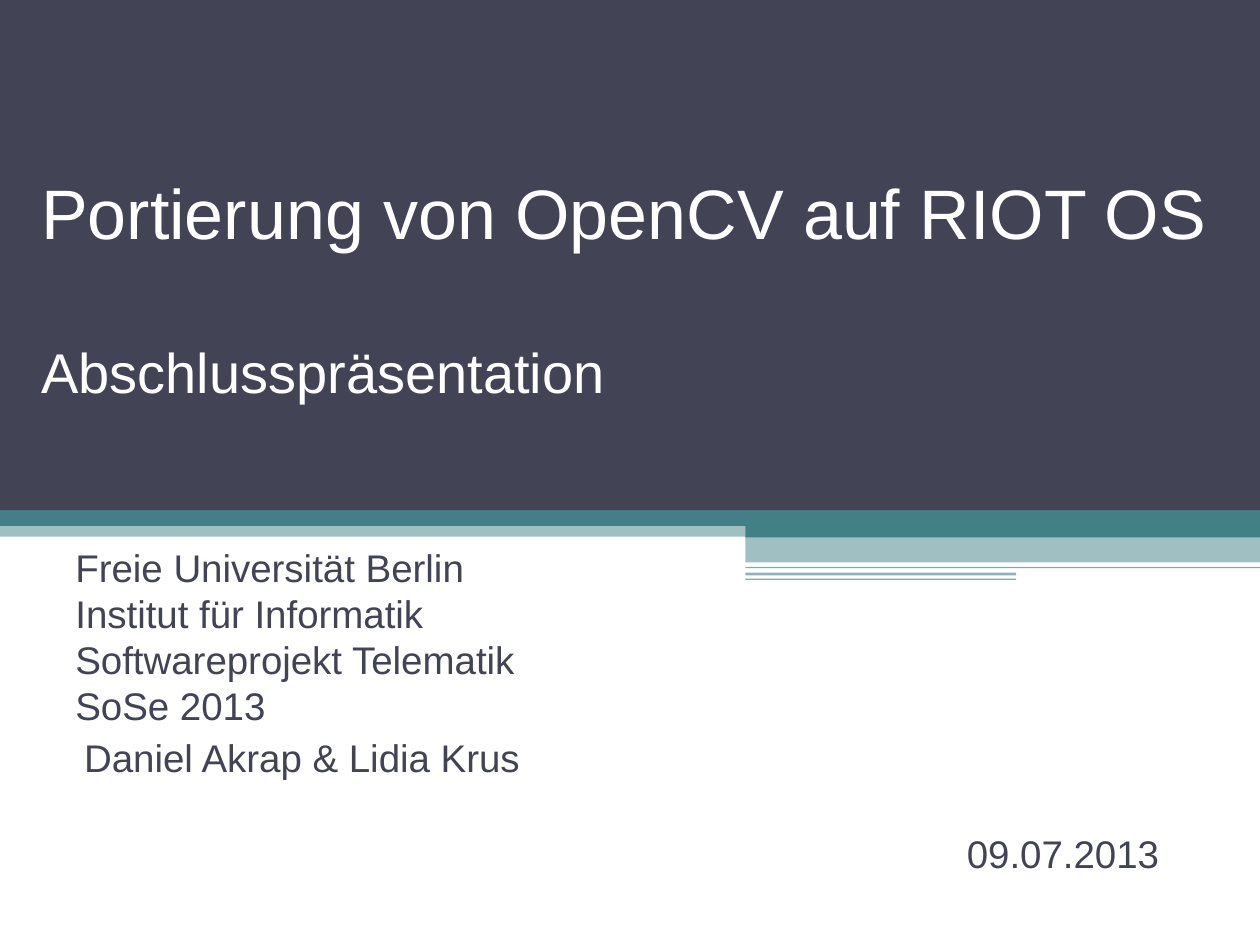
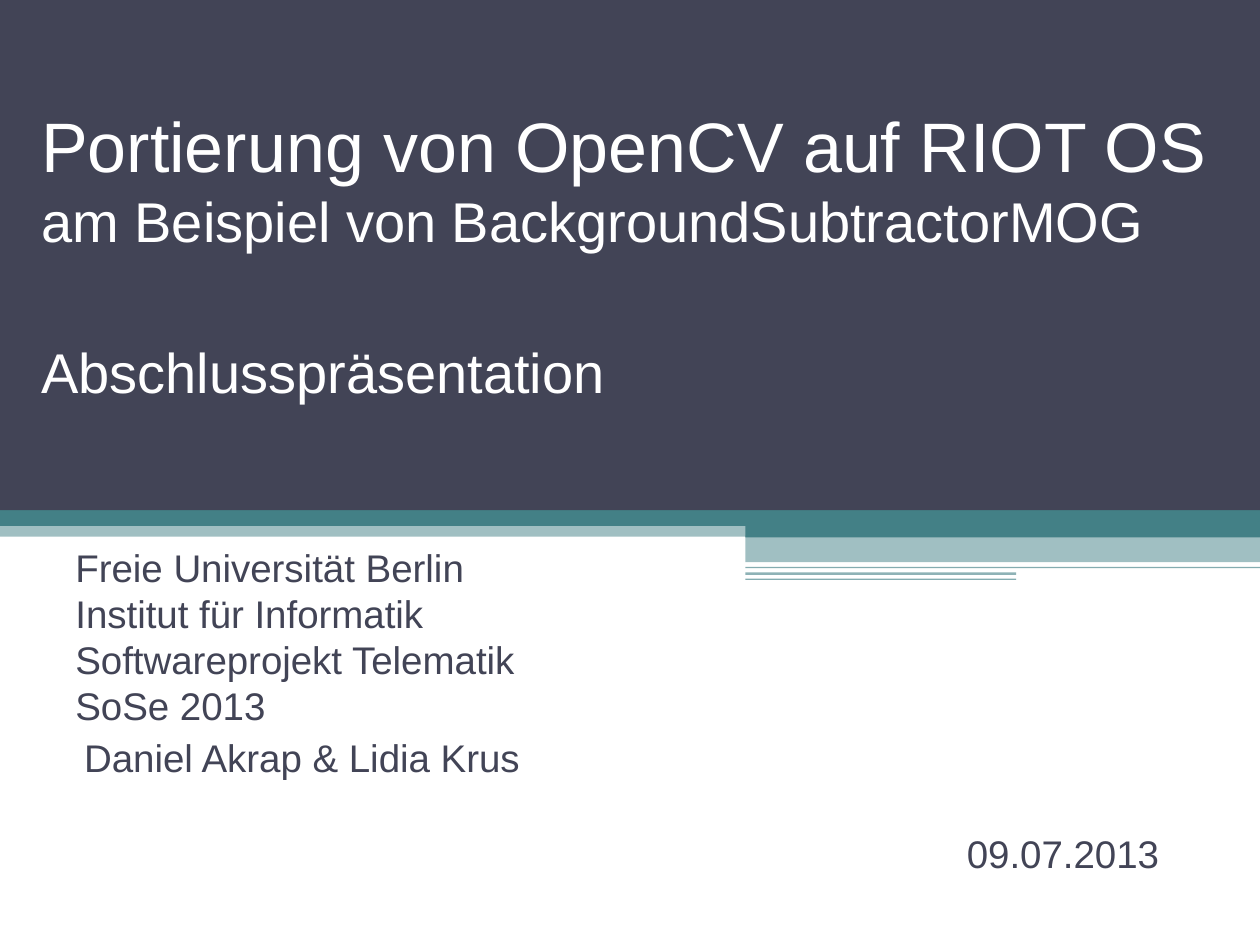
Before and after one commit to swp2013riot/riot-opencv-port, a slide deck: slide 1 of doc/final_presentation.odp. Drawn at 1260x945 pixels with LibreOffice and Linux fonts; fonts in the diff are those of the drawing. Boxes give left, top, right and bottom in pixels: in the first picture for what was removed or moved away, otherwise in the second. Text is boxed around its words. In the diff, an @@ line names an element or a change of style, - is before the commit and + after.

```diff
--- a/doc/final_presentation.odp
+++ b/doc/final_presentation.odp
@@ title at (41,121,1206,404): text changed; size 40 to 32 pt @@
-Portierung von OpenCV auf RIOT OS
-Abschlusspräsentation
+Portierung von OpenCV auf RIOT OS
+am Beispiel von BackgroundSubtractorMOG
+Abschlusspräsentation
```
Also in this commit, not shown: 5 other slides changed, 4 slides added, 1 slide removed.
